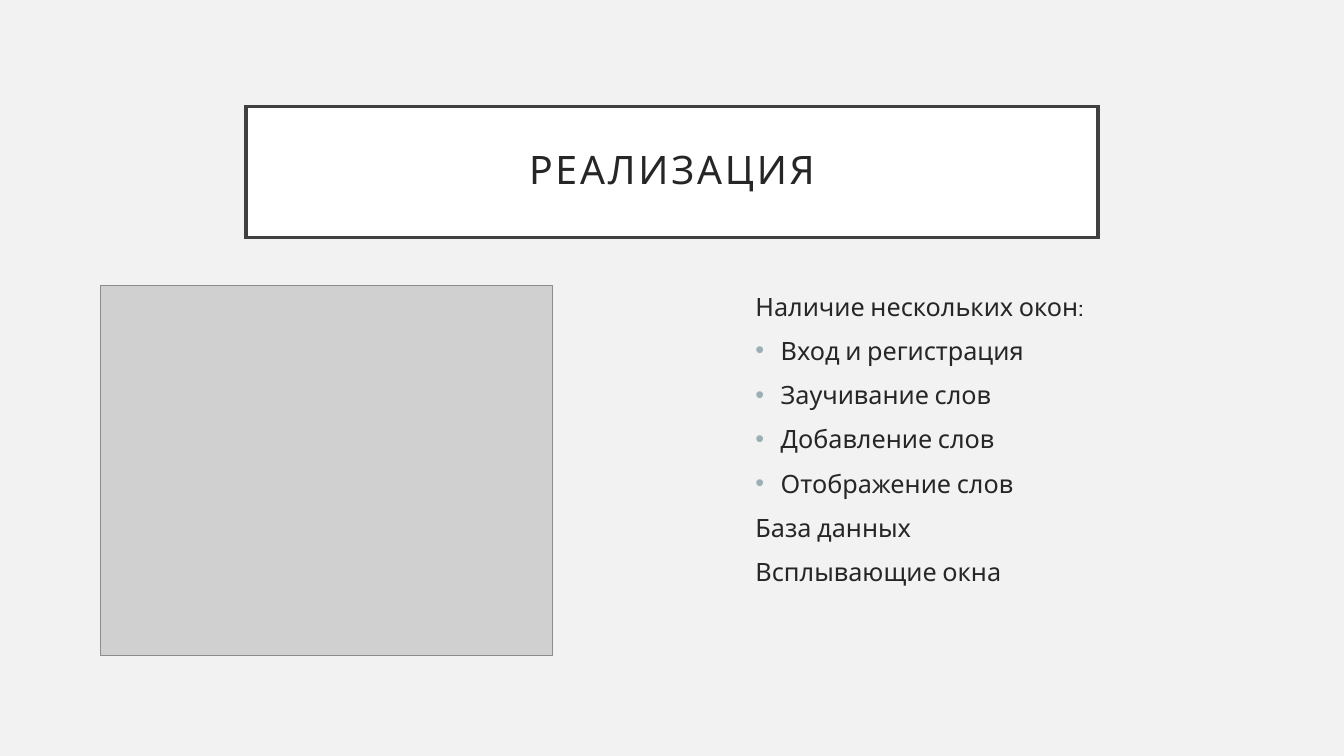
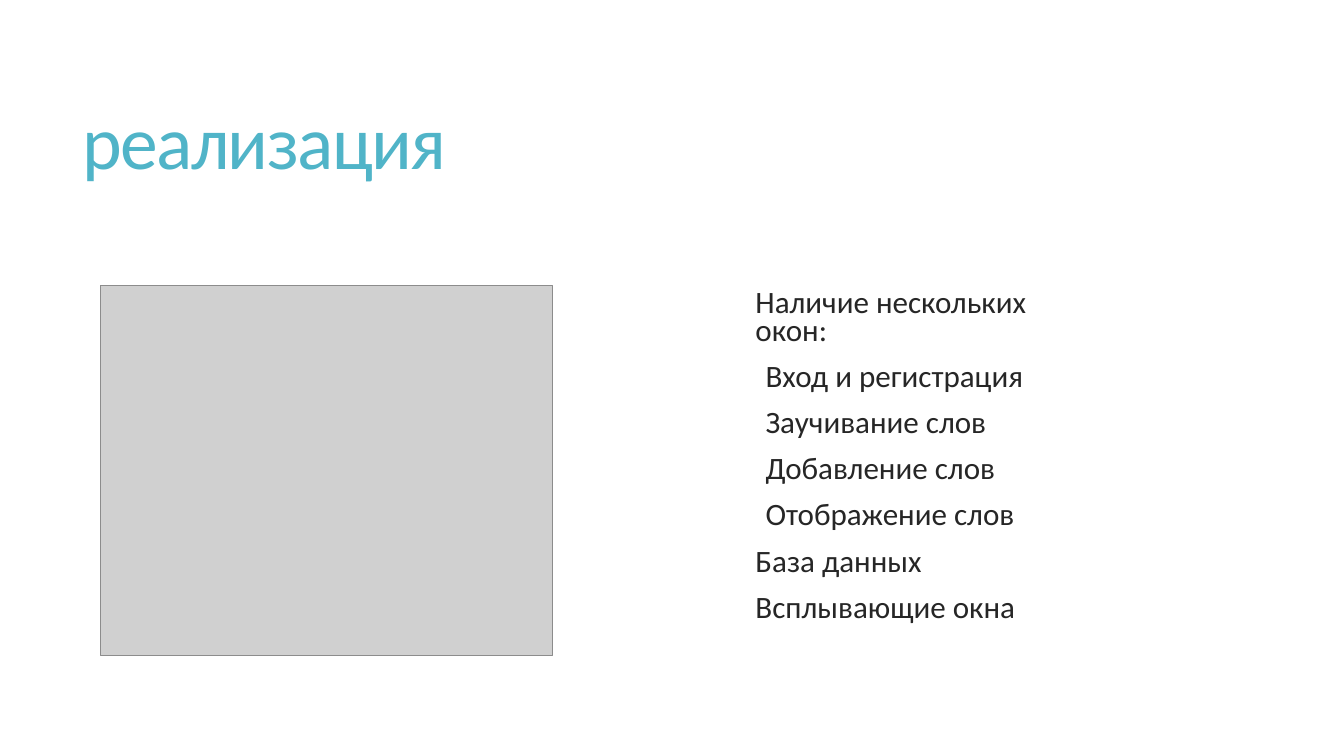
Before and after one commit to Dany188/FinancialPathfinder, a slide deck: slide 3 of Финансовый следопыт.pptx. Drawn at 1344x756 pixels with LibreOffice and Linux fonts; fonts in the diff are those of the drawing; grey boxes stand for pictures. Boxes give left, top, right and bottom in pixels: in the first picture for what was removed or moved away, otherwise in the second. Text is boxed around its words. In the diff, an @@ line names an element or a change of style, - is before the commit and + after.

```diff
--- a/Финансовый следопыт.pptx
+++ b/Финансовый следопыт.pptx
@@ background #F2F2F2 to #FFFFFF @@
@@ title "реализация": place and size @@
-title "реализация" at (246,106,1098,237)
+title "реализация" at (83,132,447,182)
@@ title "реализация" at (83,132,447,182): fill #FFFFFF to none; outline #404040 2.5 pt to none @@
@@ title at (83,132,447,182): text changed; size 28 to 54 pt; font Cabin to Calibri; text colour #262626 to #50B4C8 @@
-РЕАЛИЗАЦИЯ
+реализация
@@ text "Наличие нескольких окон:" at (755,293,1026,623): size 18 to 22.2 pt, font Cabin to Calibri; line spacing 1 to 0.75; more space between paragraphs; bullet • to   @@
```
Also in this commit, not shown: 3 other slides changed, 1 slide added, 1 slide removed.
